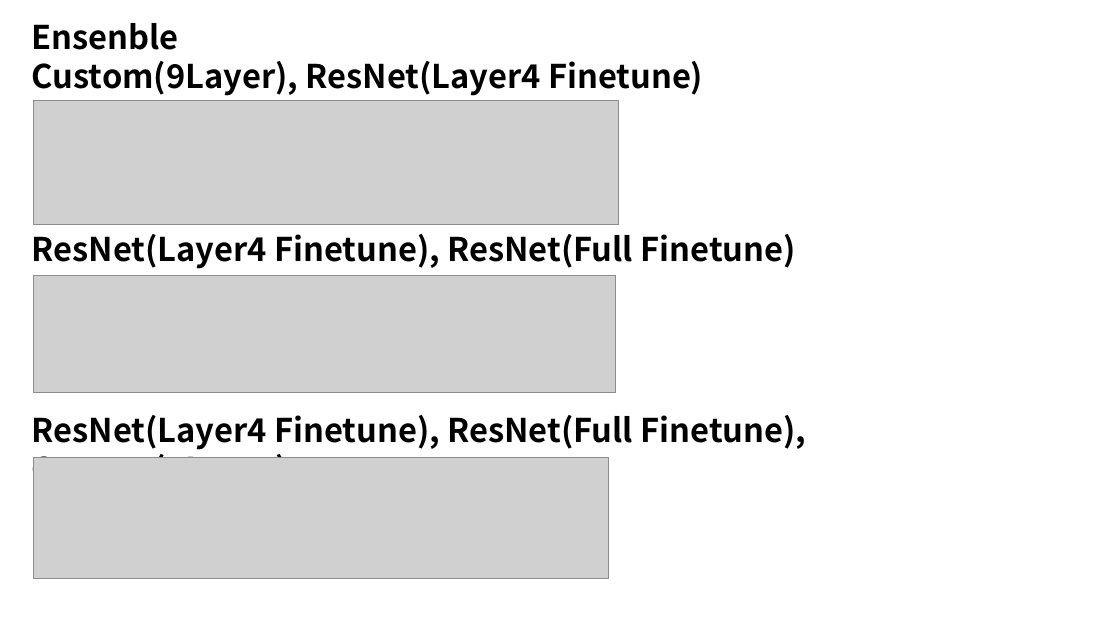
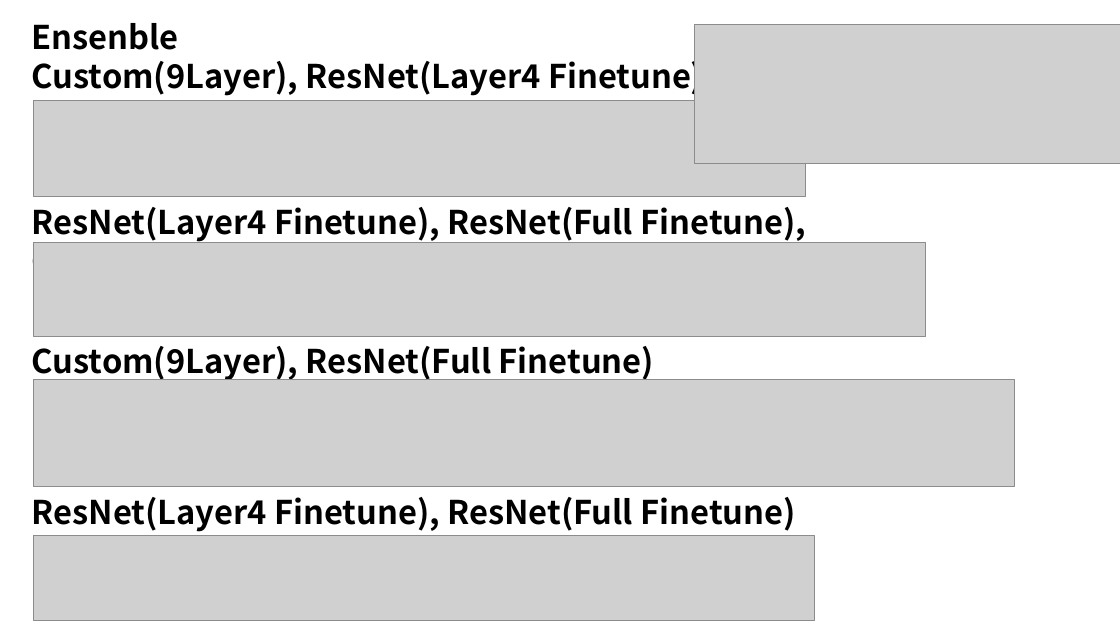
Before and after one commit to Ijjoe/frownFace, a slide deck: slide 12 of hosuk/102.ppt/중간발표.pptx (slide 7 before the commit). Drawn at 1120x630 pixels with LibreOffice and Linux fonts; fonts in the diff are those of the drawing; grey boxes stand for pictures. Boxes give left, top, right and bottom in pixels: in the first picture for what was removed or moved away, otherwise in the second. Text is boxed around its words. In the diff, an @@ line names an element or a change of style, - is before the commit and + after.

```diff
--- a/hosuk/102.ppt/중간발표.pptx
+++ b/hosuk/102.ppt/중간발표.pptx
@@ picture added at (x1=695, y1=24, x2=1120, y2=164) @@
@@ picture resized from (x1=33, y1=101, x2=618, y2=224) to (x1=33, y1=100, x2=805, y2=196) @@
@@ text "ResNet(Layer4 Finetune), ResNet(Full Finetune), Custom(9Laye ..." moved from (x1=32, y1=415, x2=807, y2=489) to (x1=32, y1=207, x2=807, y2=282) @@
@@ picture added at (x1=33, y1=242, x2=926, y2=336) @@
@@ picture removed at (x1=33, y1=276, x2=616, y2=392) @@
@@ text added at (x1=32, y1=346, x2=654, y2=381), 28 pt, text #000000, bold @@
+Custom(9Layer), ResNet(Full Finetune)
@@ picture added at (x1=33, y1=379, x2=1014, y2=486) @@
@@ picture removed at (x1=33, y1=457, x2=608, y2=578) @@
@@ text "ResNet(Layer4 Finetune), ResNet(Full Finetune)" moved from (x1=32, y1=234, x2=796, y2=269) to (x1=32, y1=497, x2=796, y2=532) @@
@@ picture added at (x1=34, y1=536, x2=814, y2=621) @@
```
Also in this commit, not shown: 6 other slides changed, 9 slides added, 3 slides removed, 22 other files.
